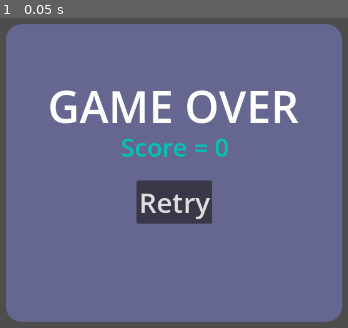
Above: before the commit, frame 1.
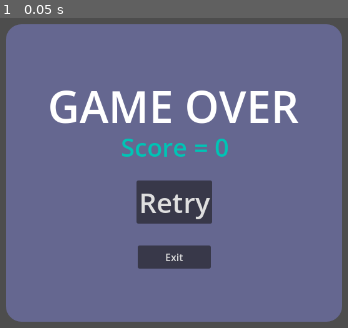
Above: after the commit, the same moment.

Repository: Starlitriver1234/Shooter-Game
Game: Godot game, scene res://scenes/game_over_screen.tscn
Same seed, same stepped clock (60 frames per second), same inputs: the game is played once before the commit and once after it. This scene is started directly instead of the project's main scene.
Inputs:
- Up to frame 1 (0.05 s): no input

The runs differ from the first frame. In frame 1, 1.6% of the frame differs, in the area x 39-61%, y 73-81%.

Commit message:
Added an exit button
I added an exit button that will close the game in the game over screen

Diff:
--- a/positive-shooter-game/scenes/game_over_screen.tscn
+++ b/positive-shooter-game/scenes/game_over_screen.tscn
@@ -87,6 +87,21 @@
 theme_override_font_sizes/font_size = 44
 text = "Retry"
 
+[node name="ExitButton" type="Button" parent="Panel"]
+layout_mode = 1
+anchors_preset = 8
+anchor_left = 0.5
+anchor_top = 0.5
+anchor_right = 0.5
+anchor_bottom = 0.5
+offset_left = -58.0
+offset_top = 116.0
+offset_right = 59.0
+offset_bottom = 153.0
+grow_horizontal = 2
+grow_vertical = 2
+text = "Exit"
+
 [node name="SadMusic" type="AudioStreamPlayer" parent="."]
 stream = ExtResource("2_61w2s")
 volume_db = -18.884
@@ -94,3 +109,4 @@
 parameters/looping = true
 
 [connection signal="pressed" from="Panel/RetryButton" to="." method="_on_retry_button_pressed"]
+[connection signal="pressed" from="Panel/ExitButton" to="." method="_on_exit_button_pressed"]
--- a/positive-shooter-game/scripts/game_over_screen.gd
+++ b/positive-shooter-game/scripts/game_over_screen.gd
@@ -5,3 +5,6 @@
 
 func _on_retry_button_pressed() -> void:
 	get_tree().reload_current_scene()
+
+func _on_exit_button_pressed() -> void:
+	get_tree().quit()
Not shown, added: positive-shooter-game/export_presets.cfg
